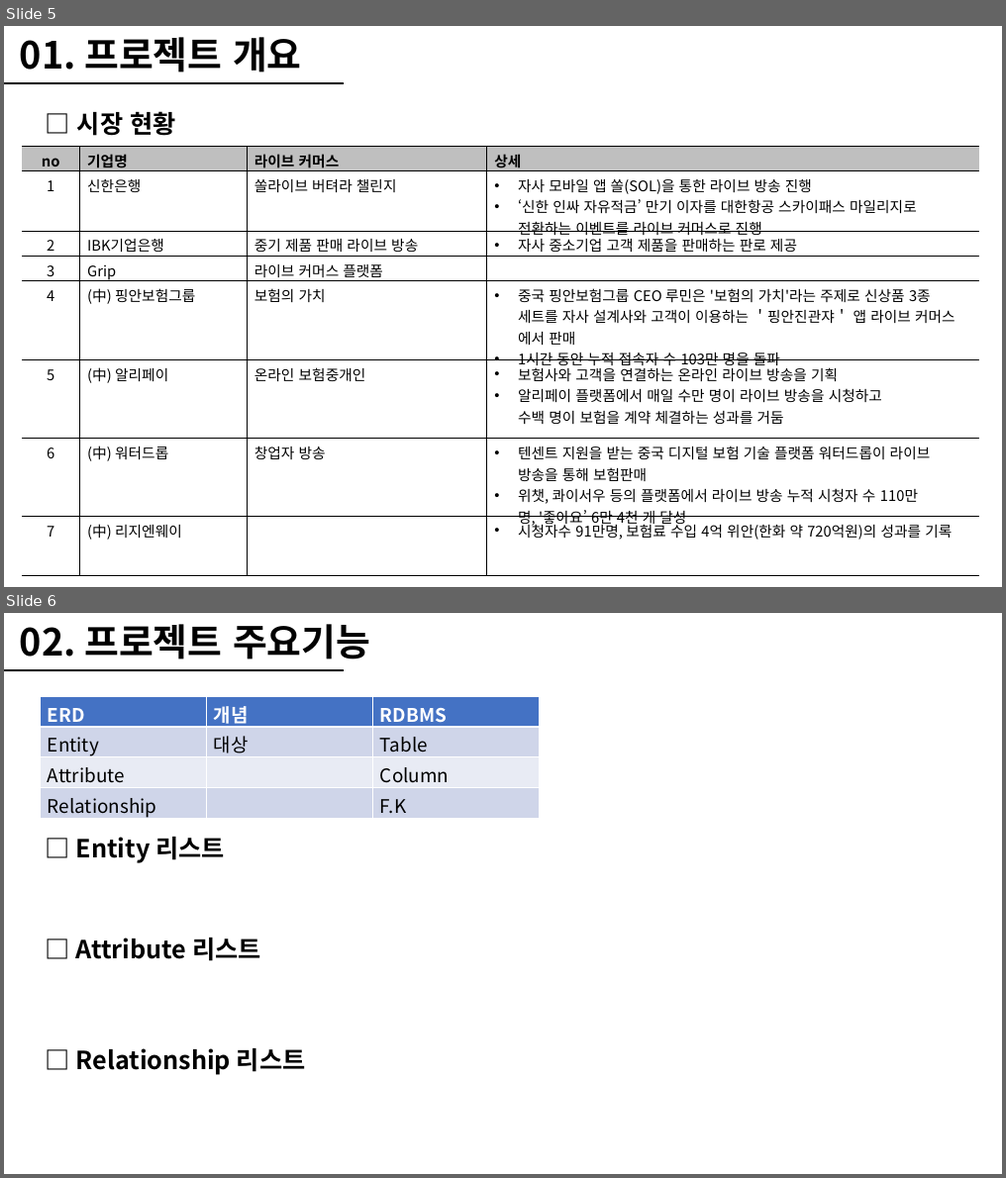
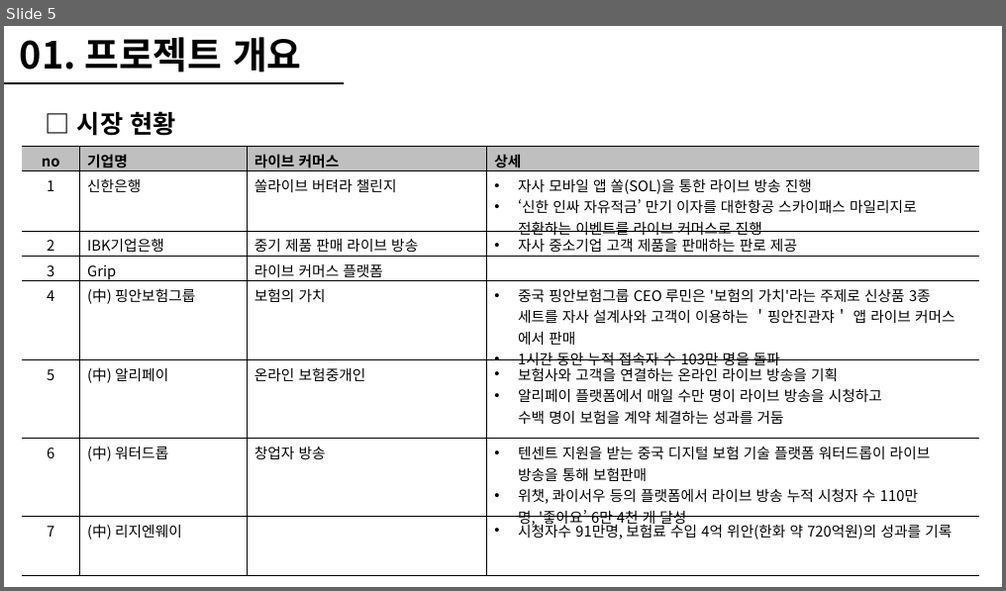
Before and after one commit to hennylee/Hana-Exchange-Payment-Project, a slide deck: 프로젝트계획서(상세)이해니_금융라이브커머스_2차_20210702.pptx. Shown one above the other, each under a label of ours: slides 5 and 6 before the commit, slide 5 after it. The pictures are 1006x1178 and 1006x591 pixels, drawn with LibreOffice and Linux fonts; fonts in the diff are those of the drawing. Boxes give left, top, right and bottom in pixels: in the first picture for what was removed or moved away, otherwise in the second. Text is boxed around its words. In the diff, an @@ line names an element or a change of style, - is before the commit and + after.

```diff
--- a/프로젝트계획서(상세)이해니_금융라이브커머스_2차_20210702.pptx
+++ b/프로젝트계획서(상세)이해니_금융라이브커머스_2차_20210702.pptx
@@ slide 6 removed at (4,613,1002,1174), background #FFFFFF @@
@@ text removed at (20,624,370,660) @@
-02. 프로젝트 주요기능
@@ line removed from (4, 669) to (344, 669) @@
@@ table removed at (40,697,539,822), 4 rows, 3 columns @@
-ERD | 개념 | RDBMS
-Entity | 대상 | Table
-Attribute |  | Column
-Relationship |  | F.K
@@ text removed at (76,837,225,863) @@
-□ Entity 리스트
@@ text removed at (76,938,261,961) @@
-□ Attribute 리스트
@@ text removed at (76,1049,306,1075) @@
-□ Relationship 리스트
```
Also in this commit, not shown: 1 slide changed, 1 other slide removed, 1 other file.
